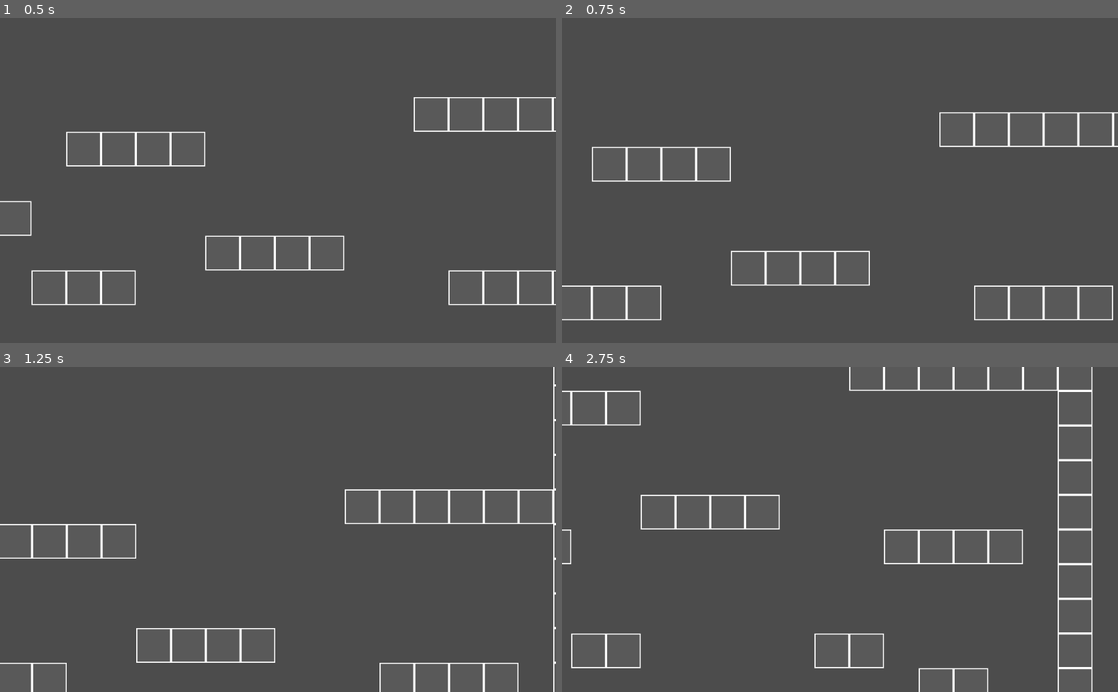
Above: before the commit, frames 1-4 (two rows, left to right).
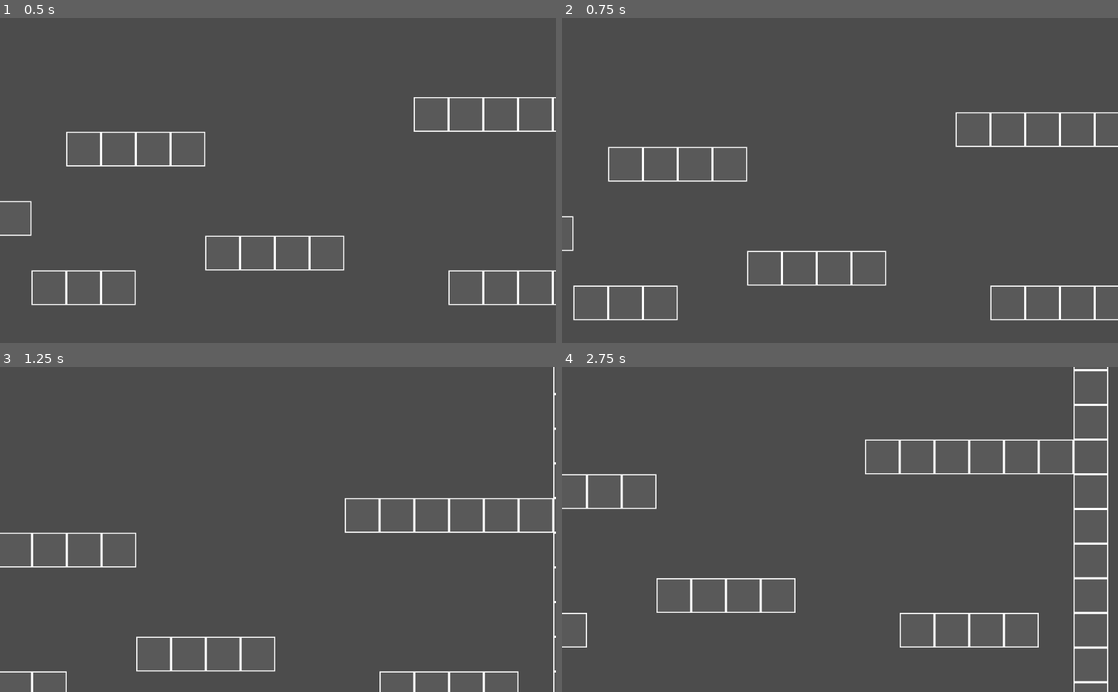
Above: after the commit, the same moments.

Repository: Syndicist/Project_Rose_Mu
Game: Godot game, scene res://Scenes/Test_Scene.tscn
Two runs of this game, one before a commit and one after it. Both use one fixed random seed, a clock stepped at 60 frames per second and the inputs below.
Inputs:
- Up to frame 1 (0.5 s): no input
- Up to frame 2 (0.75 s): hold Right (right) from 0.53 s (still down); hold Space (jump) from 0.53 s (still down); tap 1 (attack) at 0.6 s
- Up to frame 3 (1.25 s): keep holding Right (right); keep holding Space (jump)
- Up to frame 4 (2.75 s): tap Enter at 1.25 s; release Space (jump) at 1.28 s; tap Space (jump) at 1.35, 1.52, 1.82 s; tap 1 (attack) at 1.55, 2.1 s; release Right (right) at 2.03 s; hold Left (left) from 2.03 s (still down); hold Space (jump) from 2.03 s (still down)

Frame 1 is identical in both runs. In frame 2, 2.1% of the frame differs, in the area x 0-100%, y 28-94%; in frame 3, 2.3%; in frame 4, 6.0%, in the area x 0-99%, y 0-100%.

Commit message:
attack do better

Diff:
--- a/Objects/Actors/Player/Rose/Attack_State.gd
+++ b/Objects/Actors/Player/Rose/Attack_State.gd
@@ -8,9 +8,15 @@
 var current_attack = 'nil';
 var pierce_enabled = false;
 var bash_enabled = false;
+#starting the attack
 var start = false;
+#middle of the attack
 var mid = false;
 var special = "";
+var on_cooldown = false;
+var interrupt = 1;
+var distance_traversable = 80;
+var dashing = false;
 
 func enter():
 	host.state = 'attack';
@@ -25,6 +31,7 @@
 			special = "Special";
 		else:
 			special = "";
+		#if an attack is triggered, commit to it
 		if(event.is_action_just_pressed("attack")):
 			if(event.is_action_just_pressed("slash")):
 				current_attack = 'X';
@@ -37,6 +44,7 @@
 				$InterruptTimer.stop()
 				start = true;
 				combo_step += 1;
+		#cancel the combo
 		elif(host.is_on_floor()):
 			if(event.is_action_pressed("left") ||
 			event.is_action_pressed("right") ||
@@ -50,9 +58,11 @@
 
 func execute(delta):
 	attack();
+	#prevent player slipping
 	if(host.is_on_floor() && !mid):
 		host.hspd = 0;
-	if(!start && !mid && $InterruptTimer.is_stopped()):
+	#combo timeout
+	if(!start && !mid && $InterruptTimer.is_stopped() && $RecoilTimer.is_stopped()):
 		if(host.is_on_floor()):
 			exit('move_on_ground');
 		else:
@@ -61,6 +71,7 @@
 	pass;
 
 func exit(state):
+	#reset
 	$InterruptTimer.stop();
 	combo_step = 0;
 	first_attack = 'nil';
@@ -70,8 +81,12 @@
 	current_attack = 'nil';
 	start = false;
 	special = "";
-	#$CooldownTimer.wait_time = .35;
-	#$CooldownTimer.start();
+	$CooldownTimer.wait_time = .35;
+	$CooldownTimer.start();
+	on_cooldown = true;
+	interrupt = 1;
+	distance_traversable = 80;
+	dashing = false;
 	.exit(state);
 	pass;
 
@@ -105,3 +120,13 @@
 			effect.attack_state = self;
 			host.add_child(effect);
 	pass;
+
+func _on_CooldownTimer_timeout():
+	on_cooldown = false;
+	pass;
+
+
+func _on_RecoilTimer_timeout():
+	$InterruptTimer.wait_time = interrupt;
+	$InterruptTimer.start();
+	pass;
--- a/Objects/Actors/Player/Rose/Attacks/Attack.gd
+++ b/Objects/Actors/Player/Rose/Attacks/Attack.gd
@@ -2,18 +2,50 @@
 
 var host;
 var attack_state;
+onready var col = get_node("collider");
+export(float) var wind = .2;
+export(float) var attack = .1;
+export(float) var recoil = .2;
+export(float) var speed = 200;
+onready var pos = host.position;
+var displacement = Vector2(0,0);
 
-export(float) var wait = .1;
 func _ready():
-	$AttackTimer.wait_time = wait;
-	$AttackTimer.start();
-	host.hspd = 500 * host.Direction;
+	$WindupTimer.wait_time = wind;
+	$WindupTimer.start();
+	col.disabled = true;
+	visible = false;
 	pass;
+
+func _physics_process(delta):
+	if(host.position.x > pos.x):
+		displacement.x += host.position.x - pos.x;
+		pos.x = host.position.x;
+	elif(host.position.x < pos.x):
+		displacement.x += pos.x - host.position.x;
+		pos.x = host.position.x;
+	if(abs(displacement.x) > attack_state.distance_traversable):
+		if(host.is_on_floor()):
+			host.hspd = 0;
+		elif(speed > 0):
+			host.hspd -= 25*host.Direction;
+			speed -= 25
+		attack_state.dashing = false;
 
 func _on_AttackTimer_timeout():
 	queue_free();
 	host.hspd = 0;
-	attack_state.get_node("InterruptTimer").wait_time = 1;
-	attack_state.get_node("InterruptTimer").start();
+	attack_state.get_node("RecoilTimer").wait_time = recoil;
+	attack_state.get_node("RecoilTimer").start();
 	attack_state.mid = false;
 	pass;
+
+
+func _on_WindupTimer_timeout():
+	col.disabled = false;
+	visible = true;
+	$AttackTimer.wait_time = attack;
+	$AttackTimer.start();
+	attack_state.dashing = true;
+	host.hspd = speed * host.Direction;
+	pass;
--- a/Objects/Actors/Player/Rose/Attacks/Attack.tscn
+++ b/Objects/Actors/Player/Rose/Attacks/Attack.tscn
@@ -2,7 +2,7 @@
 
 [ext_resource path="res://Objects/Actors/Player/Rose/Attacks/Attack.gd" type="Script" id=1]
 
-[node name="Attack" type="Area2D" index="0"]
+[node name="Attack" type="Area2D"]
 
 input_pickable = true
 gravity_vec = Vector2( 0, 1 )
@@ -12,7 +12,10 @@
 audio_bus_override = false
 audio_bus_name = "Master"
 script = ExtResource( 1 )
-wait = 0.3
+wind = 0.2
+attack = 0.1
+recoil = 0.2
+speed = 200
 
 [node name="AttackTimer" type="Timer" parent="." index="0"]
 
@@ -21,4 +24,13 @@
 one_shot = true
 autostart = false
 
+[node name="WindupTimer" type="Timer" parent="." index="1"]
+
+process_mode = 1
+wait_time = 1.0
+one_shot = true
+autostart = false
+
 [connection signal="timeout" from="AttackTimer" to="." method="_on_AttackTimer_timeout"]
+
+[connection signal="timeout" from="WindupTimer" to="." method="_on_WindupTimer_timeout"]
--- /dev/null
+++ b/Objects/Actors/Player/Rose/Attacks/SpecialXAttack.gd
@@ -0,0 +1 @@
+extends "./Attack.gd"
--- a/Objects/Actors/Player/Rose/Attacks/SpecialXAttack.tscn
+++ b/Objects/Actors/Player/Rose/Attacks/SpecialXAttack.tscn
@@ -1,29 +1,13 @@
 [gd_scene load_steps=2 format=2]
 
-[ext_resource path="res://Objects/Actors/Player/Rose/Attacks/Attack.gd" type="Script" id=1]
+[ext_resource path="res://Objects/Actors/Player/Rose/Attacks/Attack.tscn" type="PackedScene" id=1]
 
-[node name="SpecialXAttack" type="Area2D"]
+[node name="SpecialXAttack" instance=ExtResource( 1 )]
 
-input_pickable = true
-gravity_vec = Vector2( 0, 1 )
-gravity = 98.0
-linear_damp = 0.1
-angular_damp = 1.0
-audio_bus_override = false
-audio_bus_name = "Master"
-script = ExtResource( 1 )
-wait = 0.1
+attack = 0.3
+speed = 600.0
 
-[node name="AttackTimer" type="Timer" parent="." index="0"]
-
-process_mode = 1
-wait_time = 1.0
-one_shot = true
-autostart = false
-
-[node name="CollisionPolygon2D" type="CollisionPolygon2D" parent="." index="1"]
+[node name="collider" type="CollisionPolygon2D" parent="." index="2"]
 
 build_mode = 0
-polygon = PoolVector2Array( 157.693, -9.95541, -142.859, -9.95541, 23.2997, 11.2217 )
-
-[connection signal="timeout" from="AttackTimer" to="." method="_on_AttackTimer_timeout"]
+polygon = PoolVector2Array( -126.607, -21.4376, 118.26, -13.2754, 3.9892, 35.6981 )
--- a/Objects/Actors/Player/Rose/Attacks/SpecialXXAttack.tscn
+++ b/Objects/Actors/Player/Rose/Attacks/SpecialXXAttack.tscn
@@ -1,29 +1,15 @@
-[gd_scene load_steps=2 format=2]
+[gd_scene load_steps=3 format=2]
 
-[ext_resource path="res://Objects/Actors/Player/Rose/Attacks/Attack.gd" type="Script" id=1]
+[ext_resource path="res://Objects/Actors/Player/Rose/Attacks/Attack.tscn" type="PackedScene" id=1]
+[ext_resource path="res://Objects/Actors/Player/Rose/Attacks/SpecialXAttack.gd" type="Script" id=2]
 
-[node name="SpecialXAttack" type="Area2D"]
+[node name="SpecialXXAttack" instance=ExtResource( 1 )]
 
-input_pickable = true
-gravity_vec = Vector2( 0, 1 )
-gravity = 98.0
-linear_damp = 0.1
-angular_damp = 1.0
-audio_bus_override = false
-audio_bus_name = "Master"
-script = ExtResource( 1 )
-wait = 1
+script = ExtResource( 2 )
+attack = 0.3
+speed = 600.0
 
-[node name="AttackTimer" type="Timer" parent="." index="0"]
-
-process_mode = 1
-wait_time = 1.0
-one_shot = true
-autostart = false
-
-[node name="CollisionPolygon2D" type="CollisionPolygon2D" parent="." index="1"]
+[node name="collider" type="CollisionPolygon2D" parent="." index="2"]
 
 build_mode = 0
-polygon = PoolVector2Array( 157.693, -9.95541, -142.859, -9.95541, 23.2997, 11.2217 )
-
-[connection signal="timeout" from="AttackTimer" to="." method="_on_AttackTimer_timeout"]
+polygon = PoolVector2Array( -126.607, -21.4376, 118.26, -13.2754, 3.9892, 35.6981 )
--- a/Objects/Actors/Player/Rose/Attacks/SpecialXXXAttack.tscn
+++ b/Objects/Actors/Player/Rose/Attacks/SpecialXXXAttack.tscn
@@ -1,29 +1,15 @@
-[gd_scene load_steps=2 format=2]
+[gd_scene load_steps=3 format=2]
 
-[ext_resource path="res://Objects/Actors/Player/Rose/Attacks/Attack.gd" type="Script" id=1]
+[ext_resource path="res://Objects/Actors/Player/Rose/Attacks/Attack.tscn" type="PackedScene" id=1]
+[ext_resource path="res://Objects/Actors/Player/Rose/Attacks/SpecialXAttack.gd" type="Script" id=2]
 
-[node name="SpecialXAttack" type="Area2D"]
+[node name="SpecialXXXAttack" instance=ExtResource( 1 )]
 
-input_pickable = true
-gravity_vec = Vector2( 0, 1 )
-gravity = 98.0
-linear_damp = 0.1
-angular_damp = 1.0
-audio_bus_override = false
-audio_bus_name = "Master"
-script = ExtResource( 1 )
-wait = 1
+script = ExtResource( 2 )
+attack = 0.3
+speed = 600.0
 
-[node name="AttackTimer" type="Timer" parent="." index="0"]
-
-process_mode = 1
-wait_time = 1.0
-one_shot = true
-autostart = false
-
-[node name="CollisionPolygon2D" type="CollisionPolygon2D" parent="." index="1"]
+[node name="collider" type="CollisionPolygon2D" parent="." index="2"]
 
 build_mode = 0
-polygon = PoolVector2Array( 157.693, -9.95541, -142.859, -9.95541, 23.2997, 11.2217 )
-
-[connection signal="timeout" from="AttackTimer" to="." method="_on_AttackTimer_timeout"]
+polygon = PoolVector2Array( -126.607, -21.4376, 118.26, -13.2754, 3.9892, 35.6981 )
--- a/Objects/Actors/Player/Rose/Attacks/XAttack.tscn
+++ b/Objects/Actors/Player/Rose/Attacks/XAttack.tscn
@@ -4,9 +4,7 @@
 
 [node name="XAttack" instance=ExtResource( 1 )]
 
-wait = 0.1
-
-[node name="CollisionPolygon2D" type="CollisionPolygon2D" parent="." index="1"]
+[node name="collider" type="CollisionPolygon2D" parent="." index="1"]
 
 build_mode = 0
 polygon = PoolVector2Array( -35.9386, 0.245544, 66.2281, -10.3692, 27.7497, 14.1774 )
--- a/Objects/Actors/Player/Rose/Attacks/XXAttack.tscn
+++ b/Objects/Actors/Player/Rose/Attacks/XXAttack.tscn
@@ -4,9 +4,12 @@
 
 [node name="XXAttack" instance=ExtResource( 1 )]
 
-wait = 0.1
+wind = 0.2
+attack = 0.1
+recoil = 0.2
+speed = 200
 
-[node name="CollisionPolygon2D" type="CollisionPolygon2D" parent="." index="1"]
+[node name="collider" type="CollisionPolygon2D" parent="." index="1"]
 
 build_mode = 0
 polygon = PoolVector2Array( 34.0862, -8.48608, -67.4169, -5.83241, -2.40182, 14.7336 )
--- a/Objects/Actors/Player/Rose/Attacks/XXXAttack.tscn
+++ b/Objects/Actors/Player/Rose/Attacks/XXXAttack.tscn
@@ -4,9 +4,12 @@
 
 [node name="XXXAttack" instance=ExtResource( 1 )]
 
-wait = 0.1
+wind = 0.2
+attack = 0.1
+recoil = 0.2
+speed = 200
 
-[node name="CollisionPolygon2D" type="CollisionPolygon2D" parent="." index="1"]
+[node name="collider" type="CollisionPolygon2D" parent="." index="1"]
 
 build_mode = 0
 polygon = PoolVector2Array( 70.6475, -13.2754, -114.363, -14.6357, -64.0294, 49.3018 )
--- a/Objects/Actors/Player/Rose/Free_Motion_State.gd
+++ b/Objects/Actors/Player/Rose/Free_Motion_State.gd
@@ -1,9 +1,11 @@
 extends "./State.gd"
 
+#returns direction based on input
 func get_input_direction():
 	var input_direction = int(Input.is_action_pressed("right")) - int(Input.is_action_pressed("left"));
 	return input_direction;
 
+#sets direction and turns the player appropriately
 func update_look_direction(direction):
 	if(direction == 0):
 		return;
--- a/Objects/Actors/Player/Rose/Move_In_Air_State.gd
+++ b/Objects/Actors/Player/Rose/Move_In_Air_State.gd
@@ -5,7 +5,7 @@
 	pass
 
 func handleInput(event):
-	if(event.is_action_just_pressed("attack")):
+	if(event.is_action_just_pressed("attack") && !attack.on_cooldown):
 		exit('attack');
 	pass
 
--- a/Objects/Actors/Player/Rose/Move_On_Ground_State.gd
+++ b/Objects/Actors/Player/Rose/Move_On_Ground_State.gd
@@ -6,7 +6,7 @@
 	pass
 
 func handleInput(event):
-	if(event.is_action_just_pressed("attack")):
+	if(event.is_action_just_pressed("attack") && !attack.on_cooldown):
 		exit('attack');
 	if(event.is_action_just_pressed("jump")):
 		host.vspd = -host.jspd;
--- a/Objects/Actors/Player/Rose/Rose.tscn
+++ b/Objects/Actors/Player/Rose/Rose.tscn
@@ -70,9 +70,27 @@
 one_shot = true
 autostart = false
 
+[node name="CooldownTimer" type="Timer" parent="States/Attack" index="1"]
+
+process_mode = 1
+wait_time = 1.0
+one_shot = true
+autostart = false
+
+[node name="RecoilTimer" type="Timer" parent="States/Attack" index="2"]
+
+process_mode = 1
+wait_time = 1.0
+one_shot = true
+autostart = false
+
 [node name="RayCast2D" type="RayCast2D" parent="." index="3"]
 
 enabled = false
 exclude_parent = true
 cast_to = Vector2( 50, 0 )
 collision_mask = 1
+
+[connection signal="timeout" from="States/Attack/CooldownTimer" to="States/Attack" method="_on_CooldownTimer_timeout"]
+
+[connection signal="timeout" from="States/Attack/RecoilTimer" to="States/Attack" method="_on_RecoilTimer_timeout"]
--- a/Objects/Actors/Player/Rose/Rose_Main_Script.gd
+++ b/Objects/Actors/Player/Rose/Rose_Main_Script.gd
@@ -1,6 +1,4 @@
 extends KinematicBody2D
-
-
 
 ###physics vars###
 var air_time = 0;
@@ -13,6 +11,7 @@
 var gravity = 1200;
 var velocity = Vector2(0,0);
 var floor_normal = Vector2(0,-1);
+
 ###states###
 #TODO: hurt_state
 onready var states = {
@@ -52,7 +51,8 @@
 		vspd = 0;
 		fspd = 0;
 
-	fspd += gravity * delta;
+	if(!states['attack'].dashing):
+		fspd += gravity * delta;
 
 	#cap gravity
 	if(fspd > 900):
--- a/Objects/Actors/Player/Rose/State.gd
+++ b/Objects/Actors/Player/Rose/State.gd
@@ -1,6 +1,7 @@
 extends Node2D
 
 onready var host = get_parent().get_parent();
+onready var attack = get_parent().get_node("Attack");
 
 func enter():
 	host.state = 'attack';
--- a/Scenes/Test_Scene.tscn
+++ b/Scenes/Test_Scene.tscn
@@ -3,7 +3,7 @@
 [ext_resource path="res://Tilesets/Primitive_Tileset.tres" type="TileSet" id=1]
 [ext_resource path="res://Objects/Actors/Player/Rose/Rose.tscn" type="PackedScene" id=2]
 
-[node name="Test" type="Node2D"]
+[node name="Test" type="Node2D" index="0"]
 
 [node name="TileMap" type="TileMap" parent="." index="0"]
 
